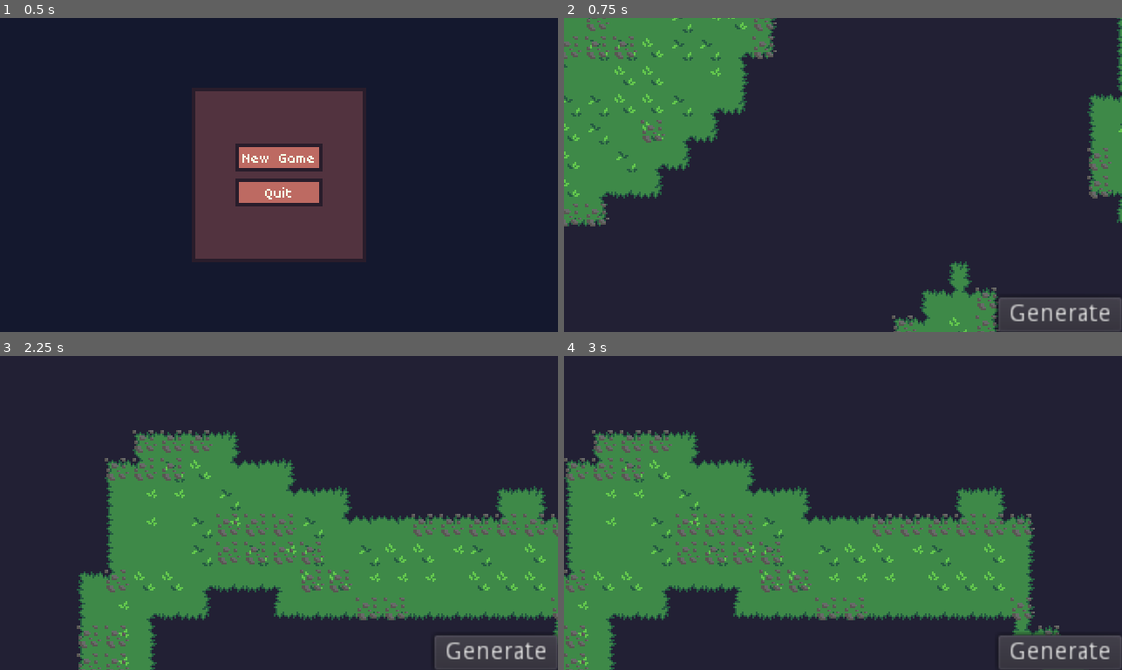
Above: before the commit, frames 1-4 (two rows, left to right).
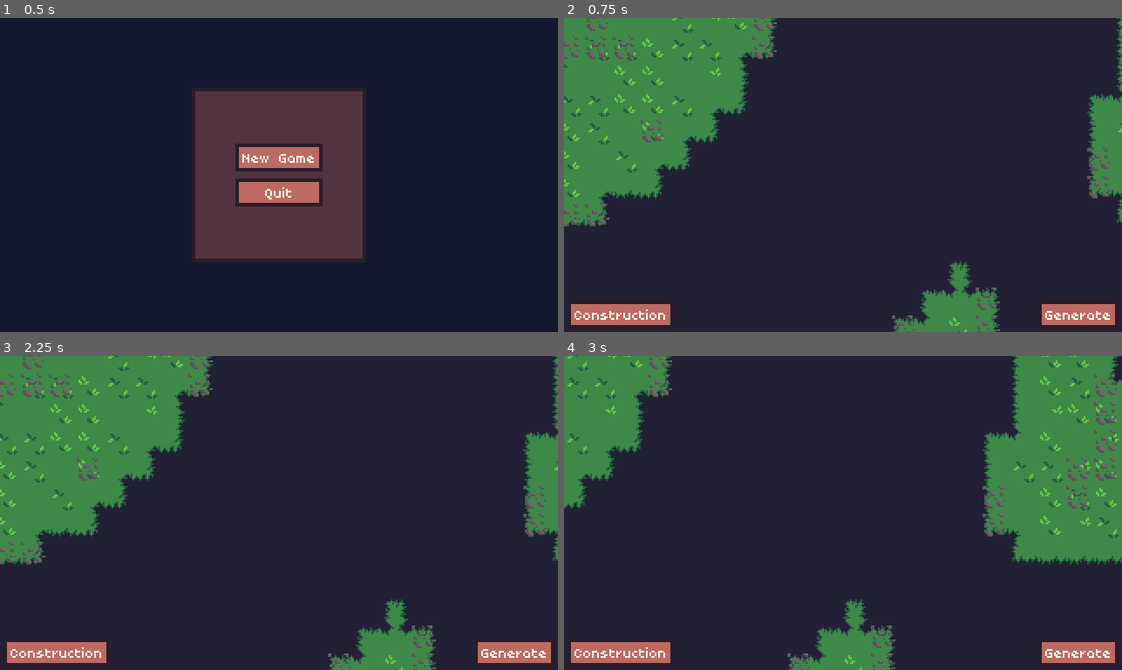
Above: after the commit, the same moments.

Repository: Byteron/floating-islands
Game: Godot game, scene res://source/menu/TitleScreen.tscn
Same seed, same stepped clock (60 frames per second), same inputs: the game is played once before the commit and once after it.
Inputs (mouse positions are in pixels of both pictures, inside the frame that each line leads up to):
- Up to frame 1 (0.5 s): no input
- Up to frame 2 (0.75 s): click "New Game" at 0.5 s
- Up to frame 3 (2.25 s): click (55, 651) at 1.25 s, where only the run after the commit has a clickable "Construction"; click "Generate" at 2 s
- Up to frame 4 (3 s): tap Enter at 2.75 s; move the mouse to (965, 497) at 2.77 s; press the mouse at (965, 497) at 2.78 s; hold Right (ui_right) from 2.78 s (still down)

Frame 1 is identical in both runs. In frame 2, 3.1% of the frame differs, in the area x 1-100%, y 89-100%; in frame 3, 58%, in the area x 0-100%, y 0-100%; in frame 4, 58%.

Commit message:
place constructions

Diff:
--- a/project.godot
+++ b/project.godot
@@ -48,6 +48,11 @@
 "class": "TileHighlighter",
 "language": "GDScript",
 "path": "res://source/game/interface/TileHighlighter.gd"
+}, {
+"base": "Control",
+"class": "TileSelector",
+"language": "GDScript",
+"path": "res://source/game/interface/TileSelector.gd"
 } ]
 _global_script_class_icons={
 "Construction": "",
@@ -57,7 +62,8 @@
 "Isle": "",
 "Map": "",
 "Tile": "",
-"TileHighlighter": ""
+"TileHighlighter": "",
+"TileSelector": ""
 }
 
 [application]
--- a/source/game/Game.gd
+++ b/source/game/Game.gd
@@ -12,3 +12,11 @@
 
 	if event.is_action_pressed("RMB"):
 		interface.clear_highlights()
+
+func place_construction(data: ConstructionData):
+	var tile_selector := map.new_tile_selector()
+	yield(tile_selector, "tile_selected")
+	if tile_selector.selected_tile:
+		map.add_contruction(tile_selector.selected_tile, data)
+	map.remove_tile_selector()
+	call_deferred("set_process_unhandled_input", true)
--- a/source/game/Game.tscn
+++ b/source/game/Game.tscn
@@ -5,7 +5,9 @@
 [ext_resource path="res://source/game/interface/Interface.tscn" type="PackedScene" id=3]
 [ext_resource path="res://source/game/Game.gd" type="Script" id=4]
 
-[node name="Game" type="Node2D"]
+[node name="Game" type="Node2D" groups=[
+"Game",
+]]
 script = ExtResource( 4 )
 
 [node name="Background" type="CanvasLayer" parent="."]
--- /dev/null
+++ b/source/game/TileSelector.tscn
@@ -0,0 +1,6 @@
+[gd_scene load_steps=2 format=2]
+
+[ext_resource path="res://source/game/TileSelector.gd" type="Script" id=1]
+
+[node name="TileSelector" type="Node2D"]
+script = ExtResource( 1 )
--- a/source/game/interface/Interface.gd
+++ b/source/game/interface/Interface.gd
@@ -2,6 +2,19 @@
 class_name Interface
 
 onready var highlight_container := $HighlightContainer as Control
+onready var constructions := $HUD/Constuctions
+
+func _ready() -> void:
+	_add_construction_buttons()
+
+func _add_construction_buttons():
+	for key in Global.constructions:
+		var c = Global.constructions[key]
+		var button = Button.new()
+		button.name = c.name
+		button.text = c.name
+		button.connect("pressed", self, "_on_ConstructionButton_pressed", [ c ])
+		constructions.add_child(button)
 
 func highlight_lands(tiles: Array):
 	clear_highlights()
@@ -22,3 +35,7 @@
 
 func _on_Generate_pressed() -> void:
 	get_tree().reload_current_scene()
+
+func _on_ConstructionButton_pressed(data: ConstructionData):
+	get_tree().call_group("Game", "set_process_unhandled_input", false)
+	get_tree().call_group("Game", "place_construction", data)
--- a/source/game/interface/Interface.tscn
+++ b/source/game/interface/Interface.tscn
@@ -1,6 +1,7 @@
-[gd_scene load_steps=2 format=2]
+[gd_scene load_steps=3 format=2]
 
 [ext_resource path="res://source/game/interface/Interface.gd" type="Script" id=1]
+[ext_resource path="res://graphics/themes/menu.tres" type="Theme" id=2]
 
 [node name="Interface" type="CanvasLayer" groups=[
 "Interface",
@@ -21,10 +22,26 @@
 anchor_top = 1.0
 anchor_right = 1.0
 anchor_bottom = 1.0
-margin_left = -71.0
-margin_top = -20.0
+margin_left = -48.0
+margin_top = -18.0
+margin_right = -2.0
+margin_bottom = -2.0
+theme = ExtResource( 2 )
 text = "Generate"
 __meta__ = {
 "_edit_use_anchors_": false
 }
+
+[node name="Constuctions" type="HBoxContainer" parent="HUD"]
+anchor_top = 1.0
+anchor_bottom = 1.0
+margin_left = 2.0
+margin_top = -18.0
+margin_right = 22.0
+margin_bottom = -2.0
+theme = ExtResource( 2 )
+custom_constants/separation = 2
+__meta__ = {
+"_edit_use_anchors_": false
+}
 [connection signal="pressed" from="HUD/Generate" to="." method="_on_Generate_pressed"]
--- /dev/null
+++ b/source/game/interface/TileSelector.gd
@@ -0,0 +1,25 @@
+extends Control
+class_name TileSelector
+
+signal tile_selected()
+
+var selected_tile : Tile = null
+var map = null
+
+static func instance():
+	return load("res://source/game/interface/TileSelector.tscn").instance()
+
+func _input(event: InputEvent) -> void:
+	if event.is_action_pressed("LMB"):
+		var tile = map.get_tile(get_global_mouse_position())
+		if tile and tile.type == Tile.TYPE.LAND:
+			selected_tile = tile
+			print("Tile Selected: ", tile)
+			emit_signal("tile_selected")
+
+	elif event.is_action_pressed("RMB"):
+		emit_signal("tile_selected")
+	accept_event()
+
+func _process(delta: float) -> void:
+	rect_global_position = map.world_to_world(rect_global_position)
--- /dev/null
+++ b/source/game/interface/TileSelector.tscn
@@ -0,0 +1,15 @@
+[gd_scene load_steps=2 format=2]
+
+[ext_resource path="res://source/game/interface/TileSelector.gd" type="Script" id=1]
+
+[node name="TileSelector" type="Control"]
+script = ExtResource( 1 )
+__meta__ = {
+"_edit_use_anchors_": false
+}
+
+[node name="ColorRect" type="ColorRect" parent="."]
+margin_right = 16.0
+margin_bottom = 16.0
+mouse_filter = 2
+color = Color( 1, 1, 1, 0.54902 )
--- a/source/game/map/Map.gd
+++ b/source/game/map/Map.gd
@@ -1,11 +1,11 @@
 extends TileMap
 class_name Map
 
-# const
+const RES_INDEX := 0 # Is the index of the resource tile, as the tile set only has that one tile
 var LAND_INDEX := tile_set.find_tile_by_name("Land")
 var VOID_INDEX := tile_set.find_tile_by_name("Void")
 
-var RES_INDEX := 0
+var tile_selector : TileSelector = null
 
 var tiles := {}
 var isles := []
@@ -23,7 +23,10 @@
 export var resource_amplitude := 2
 export var resource_shrink := 8
 export(float, -1, 1) var resource_offset := -0.3
-onready var resources := $Resources as TileMap
+
+onready var resource_overlay := $Resources as TileMap
+
+onready var construction_container := $ConstructionContainer as Node2D
 
 func _ready() -> void:
 	_generate_tiles()
@@ -32,6 +35,12 @@
 	_generate_resources()
 	_build_terrain()
 	_print_info()
+
+func world_to_world(world_position: Vector2) -> Vector2:
+	return map_to_world(world_to_map(world_position))
+
+func world_to_world_centered(world_position: Vector2) -> Vector2:
+	return world_to_world(world_position) + cell_size / 2
 
 func map_to_world_centered(cell: Vector2) -> Vector2:
 	return map_to_world(cell) + cell_size / 2
@@ -52,6 +61,34 @@
 
 	var tile = tiles[cell]
 	return tile.get_isle()
+
+func new_tile_selector() -> TileSelector:
+	remove_tile_selector()
+	tile_selector = TileSelector.instance() as TileSelector
+	tile_selector.map = self
+	add_child(tile_selector)
+	print("Selector Added")
+	return tile_selector
+
+func remove_tile_selector() -> void:
+
+	if not tile_selector:
+		return
+
+	remove_child(tile_selector)
+	tile_selector.queue_free()
+	tile_selector = null
+	print("Selector Removed")
+
+func add_contruction(tile: Tile, data: ConstructionData) -> void:
+
+	var construction = Construction.instance()
+	construction_container.add_child(construction)
+	construction.initialize(data)
+	construction.global_position = tile.position + cell_size / 2
+
+	tile.construction = construction
+	print("Contruction Placed")
 
 func _generate_tiles():
 	randomize()
@@ -142,7 +179,7 @@
 		update_bitmask_area(tile.cell)
 
 		if tile.resources:
-			resources.set_cellv(tile.cell, RES_INDEX)
+			resource_overlay.set_cellv(tile.cell, RES_INDEX)
 
 func _print_info():
 	var idx := 1
--- a/source/game/map/Map.tscn
+++ b/source/game/map/Map.tscn
@@ -29,3 +29,5 @@
 tile_set = SubResource( 1 )
 cell_size = Vector2( 16, 16 )
 format = 1
+
+[node name="ConstructionContainer" type="Node2D" parent="."]
--- a/source/game/map/Tile.gd
+++ b/source/game/map/Tile.gd
@@ -10,6 +10,8 @@
 var cell := Vector2()
 
 var resources := 0
+
+var construction : Construction = null
 
 var neighbors := []
 
